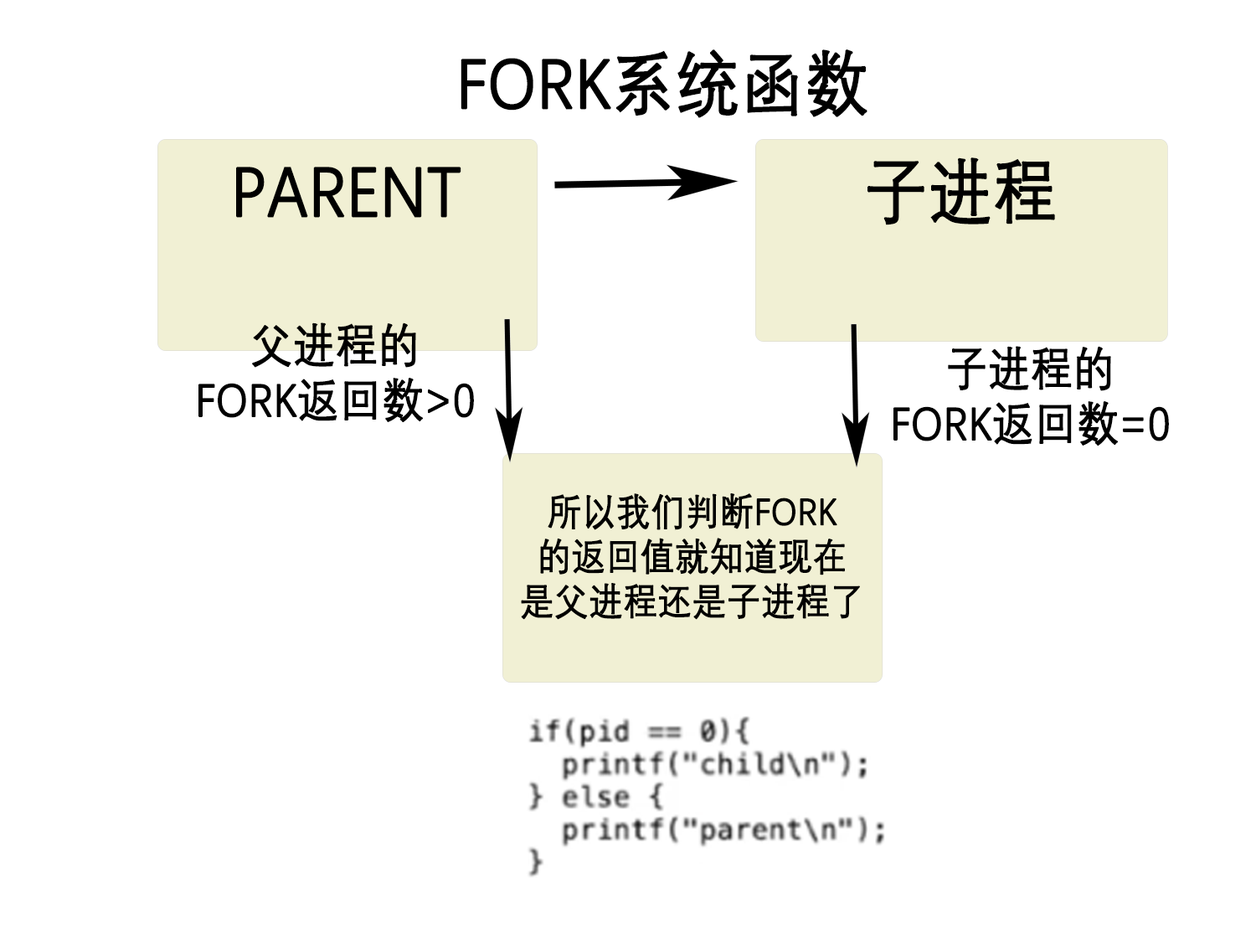
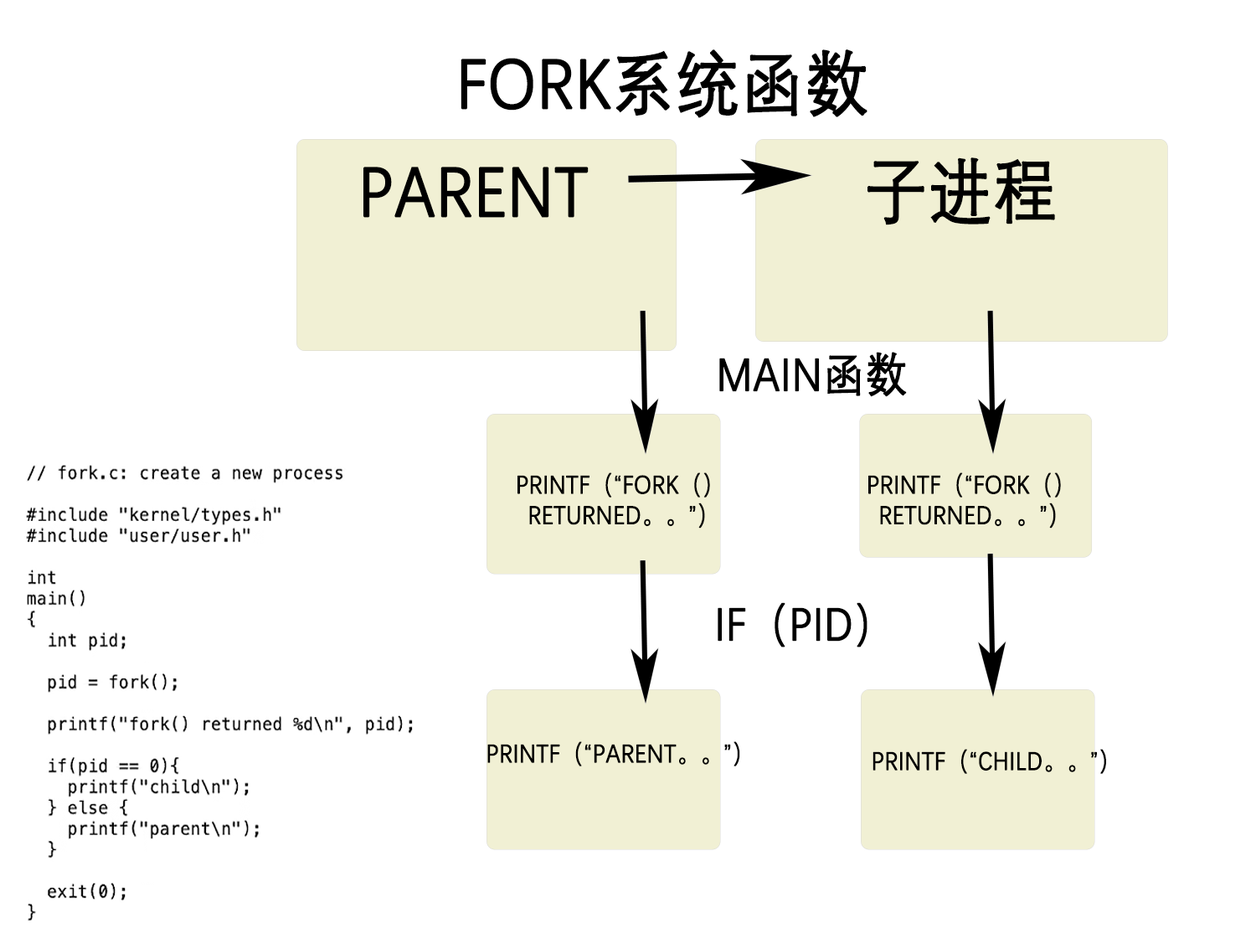
Revision of a layered 1256 x 949 image; what changed, layer by layer:
added layer "图层 2" above "fork代码图解" over [left=24, top=463, right=413, bottom=921]
added group "fork代码图解" with 20 layers above "fork图解" over [left=296, top=138, right=1168, bottom=850]
added layer "main函数 拷贝" in group "fork代码图解" over [left=719, top=351, right=907, bottom=397]
added layer "if（pid）" in group "fork代码图解" over [left=717, top=601, right=868, bottom=648]
added layer "printf（“fork（） returned。。”） 拷贝" in group "fork代码图解" over [left=868, top=472, right=1061, bottom=529]
added layer "printf（“child。。”）" in group "fork代码图解" over [left=872, top=748, right=1107, bottom=774]
added layer "printf（“parent。。”）" in group "fork代码图解" over [left=487, top=740, right=741, bottom=767]
added layer "printf（“fork（） returned。。”）" in group "fork代码图解" over [left=517, top=472, right=711, bottom=529]
added layer "形状 2" (1st of 3, in "fork代码图解") in group "fork代码图解" over [left=627, top=158, right=813, bottom=196]
added layer "parent" (1st of 2, in "fork代码图解") in group "fork代码图解" over [left=363, top=166, right=589, bottom=218]
added layer "圆角矩形 3 拷贝" in group "fork代码图解" over [left=859, top=413, right=1093, bottom=558]
added layer "圆角矩形 3 拷贝 3" in group "fork代码图解" over [left=860, top=689, right=1096, bottom=850]
added layer "圆角矩形 3 拷贝 2" in group "fork代码图解" over [left=486, top=689, right=721, bottom=850]
added layer "圆角矩形 3" (1st of 3, in "fork代码图解") in group "fork代码图解" over [left=486, top=413, right=721, bottom=575]
added layer "圆角矩形 2" (1st of 3, in "fork代码图解") in group "fork代码图解" over [left=296, top=138, right=678, bottom=351]
added layer "圆角矩形 1" (1st of 3, in "fork代码图解") in group "fork代码图解" over [left=755, top=161, right=994, bottom=342]
hid group "fork图解" (13 layers) over [left=157, top=138, right=1169, bottom=878]
moved "图层 1" into group "fork图解" over [left=486, top=704, right=1007, bottom=878]
…and 5 more changes (4 added, 1 painted)
